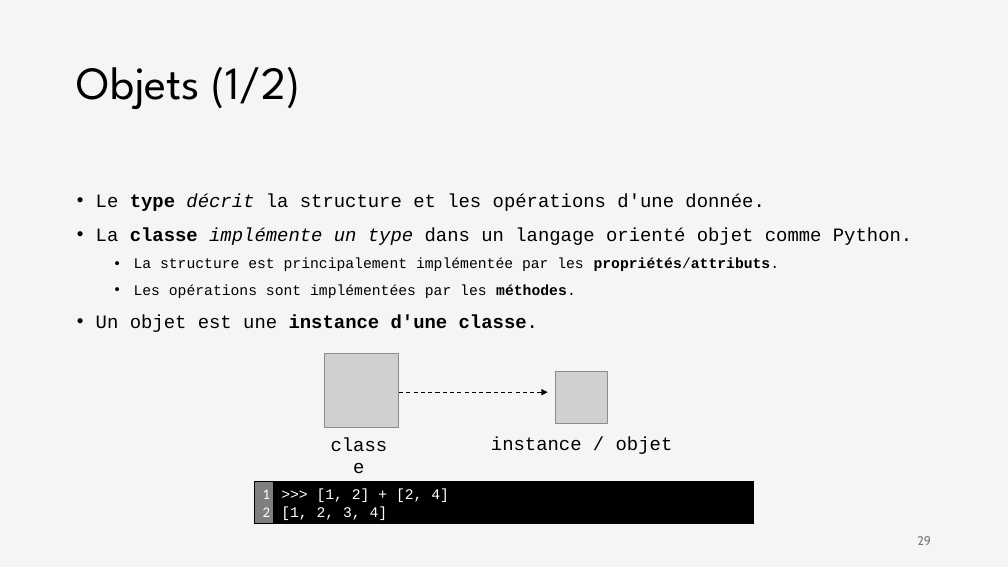
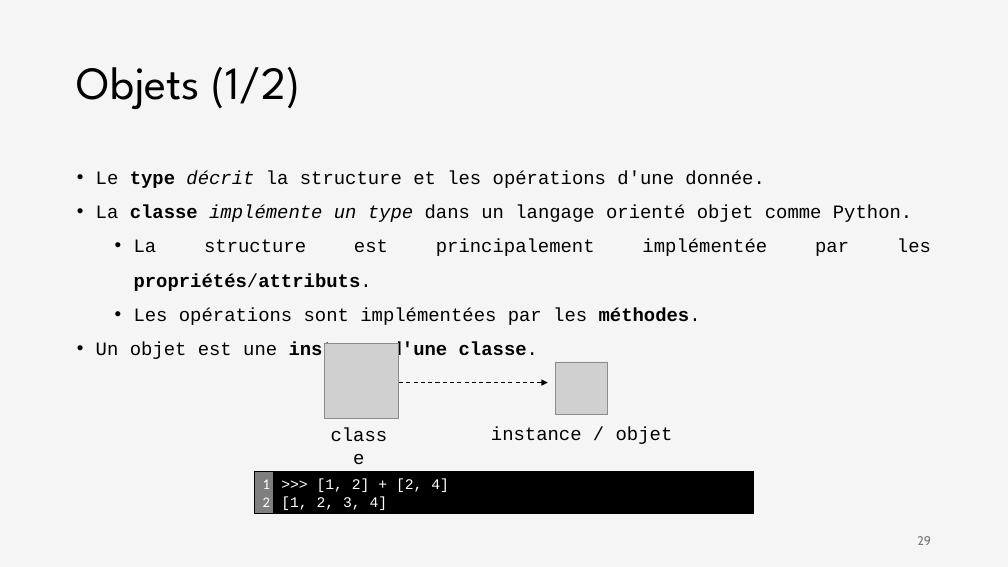
Before and after one commit to iannickgagnon/sagedays_iannick_2026, a slide deck: slide 29 of python_1/presentation_python_1.pptx. Drawn at 1008x567 pixels with LibreOffice and Linux fonts; fonts in the diff are those of the drawing; grey boxes stand for pictures. Boxes give left, top, right and bottom in pixels: in the first picture for what was removed or moved away, otherwise in the second. Text is boxed around its words. In the diff, an @@ line names an element or a change of style, - is before the commit and + after.

```diff
--- a/python_1/presentation_python_1.pptx
+++ b/python_1/presentation_python_1.pptx
@@ text at [134,239,931,325]: size 14 to 18 pt in "La structure est principalement implémentée par les ...", "Les opérations sont implémentées par les méthodes." @@
@@ 2 pictures, 2 rectangles, 2 texts, 1 arrow: place and size @@
-2 pictures, 2 rectangles, 2 texts, 1 arrow at [255,353,753,523]
+2 pictures, 2 rectangles, 2 texts, 1 arrow at [255,344,753,513]
```
Also in this commit, not shown: 3 other slides changed, 1 slide added.
